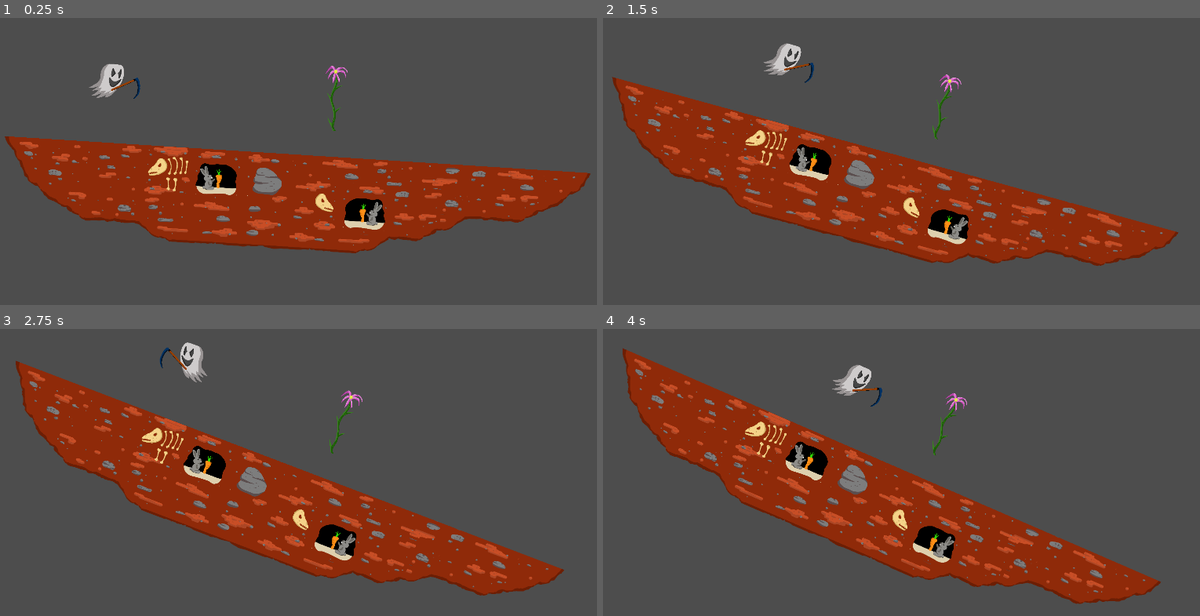
Above: before the commit, frames 1-4 (two rows, left to right).
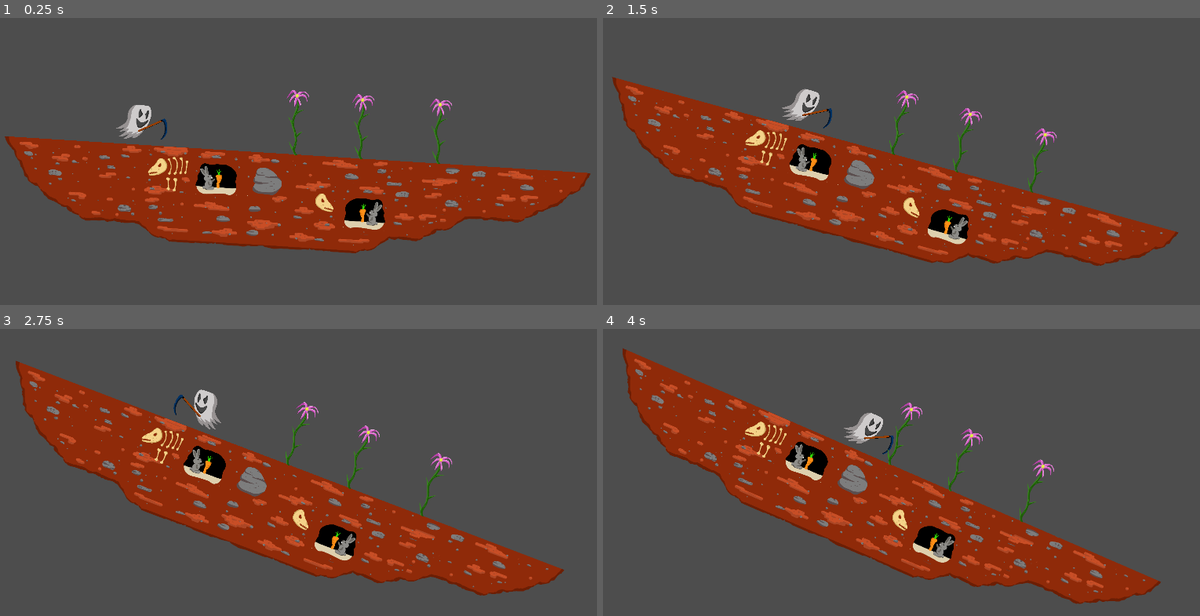
Above: after the commit, the same moments.

Repository: Stennsen/Elephanturtle
Game: Godot game, scene res://scenes/level/diskworld.tscn
The game is run twice, just before and just after one commit, with the same random seed, the same clock (stepped at 60 frames per second) and the same inputs. The project has no main scene, so this scene is started directly.
Inputs:
- Up to frame 1 (0.25 s): no input
- Up to frame 2 (1.5 s): hold E (crop) 0.53-1.28 s; hold D (right) from 0.53 s (still down); tap E (crop) at 1.35 s
- Up to frame 3 (2.75 s): release D (right) at 2.03 s; hold A (left) from 2.03 s (still down); hold E (crop) from 2.03 s (still down)
- Up to frame 4 (4 s): release A (left) at 2.78 s; release E (crop) at 2.78 s; hold D (right) from 2.78 s (still down); tap E (crop) at 2.85 s; hold E (crop) from 3.53 s (still down)

The runs differ from the first frame. In frame 1, 1.5% of the frame differs, in the area x 14-76%, y 15-51%; in frame 2, 1.5%; in frame 3, 1.5%; in frame 4, 1.5%.

Commit message:
made daisy prefabs and added cropsound

Diff:
--- a/scenes/entities/plants/daisy/daisy.gd
+++ b/scenes/entities/plants/daisy/daisy.gd
@@ -1,11 +1,15 @@
-extends StaticBody2D
+extends Area2D
 
 
+@onready var crop_sound = $crop_sound
 # Called when the node enters the scene tree for the first time.
 func _ready():
 	pass # Replace with function body.
 
 
 # Called every frame. 'delta' is the elapsed time since the previous frame.
-func _process(delta):
-	pass
+
+func _input(event):
+	if event.is_action_pressed("crop"):  # Check if the "E" key is pressed
+		crop_sound.play()
+		print("cropped")
--- a/scenes/entities/plants/daisy/daisy.tscn
+++ b/scenes/entities/plants/daisy/daisy.tscn
@@ -1,15 +1,22 @@
-[gd_scene load_steps=3 format=3 uid="uid://dx3ap5ow707py"]
+[gd_scene load_steps=5 format=3 uid="uid://dx3ap5ow707py"]
 
-[ext_resource type="Script" path="res://scenes/entities/plants/elephantflower/elephantflower.gd" id="1_p8771"]
+[ext_resource type="Script" path="res://scenes/entities/plants/daisy/daisy.gd" id="1_taigx"]
+[ext_resource type="Texture2D" uid="uid://b1bvtkolgoxcs" path="res://assets/graphics/entities/plants/plant1.png" id="1_xyqf3"]
+[ext_resource type="AudioStream" uid="uid://csc7ib68hputh" path="res://scenes/entities/plants/daisy/stepping_on_leaf.wav" id="2_1pvqb"]
 
-[sub_resource type="RectangleShape2D" id="RectangleShape2D_ptw8f"]
-size = Vector2(20, 55)
+[sub_resource type="CapsuleShape2D" id="CapsuleShape2D_qjpdj"]
+radius = 77.0
+height = 630.0
 
-[node name="Elephantflower" type="StaticBody2D"]
-script = ExtResource("1_p8771")
+[node name="Daisy" type="Area2D"]
+script = ExtResource("1_taigx")
+
+[node name="CollisionShape2D" type="CollisionShape2D" parent="."]
+position = Vector2(-1, 38)
+shape = SubResource("CapsuleShape2D_qjpdj")
 
 [node name="Sprite2D" type="Sprite2D" parent="."]
+texture = ExtResource("1_xyqf3")
 
-[node name="CollisionShape2D" type="CollisionShape2D" parent="."]
-position = Vector2(0, -17.5)
-shape = SubResource("RectangleShape2D_ptw8f")
+[node name="crop_sound" type="AudioStreamPlayer2D" parent="."]
+stream = ExtResource("2_1pvqb")
--- a/scenes/level/diskworld.tscn
+++ b/scenes/level/diskworld.tscn
@@ -1,10 +1,9 @@
-[gd_scene load_steps=9 format=3 uid="uid://bd650bfu5ntqp"]
+[gd_scene load_steps=7 format=3 uid="uid://bd650bfu5ntqp"]
 
 [ext_resource type="Script" path="res://scenes/level/diskworld.gd" id="1_buow7"]
 [ext_resource type="Texture2D" uid="uid://c0lxpelb6535w" path="res://assets/graphics/level/tileset.png" id="2_f2qoh"]
 [ext_resource type="PackedScene" uid="uid://c2gp01ppn3bs2" path="res://scenes/entities/player/player.tscn" id="3_08eds"]
-[ext_resource type="Script" path="res://scenes/level/plant1.gd" id="4_pf23i"]
-[ext_resource type="Texture2D" uid="uid://b1bvtkolgoxcs" path="res://assets/graphics/entities/plants/plant1.png" id="4_q63bq"]
+[ext_resource type="PackedScene" uid="uid://dx3ap5ow707py" path="res://scenes/entities/plants/daisy/daisy.tscn" id="4_er5p5"]
 
 [sub_resource type="TileSetAtlasSource" id="TileSetAtlasSource_nn7e4"]
 texture = ExtResource("2_f2qoh")
@@ -348,8 +347,6 @@
 physics_layer_0/collision_layer = 1
 sources/0 = SubResource("TileSetAtlasSource_nn7e4")
 
-[sub_resource type="CapsuleShape2D" id="CapsuleShape2D_2kpcd"]
-
 [node name="diskworld" type="Node2D"]
 script = ExtResource("1_buow7")
 
@@ -363,18 +360,13 @@
 zoom = Vector2(0.3, 0.3)
 
 [node name="Player" parent="." instance=ExtResource("3_08eds")]
-position = Vector2(-1873, -408)
-
-[node name="plant1" type="Area2D" parent="."]
-position = Vector2(390, -394)
-collision_layer = 2
-script = ExtResource("4_pf23i")
-metadata/_edit_group_ = true
-
-[node name="CollisionShape2D" type="CollisionShape2D" parent="plant1"]
-shape = SubResource("CapsuleShape2D_2kpcd")
-
-[node name="Sprite2D" type="Sprite2D" parent="plant1"]
-texture = ExtResource("4_q63bq")
-
-[connection signal="body_entered" from="plant1" to="Player" method="_on_plant_1_body_entered"]
+position = Vector2(-1570, -9)
+
+[node name="Daisy" parent="." instance=ExtResource("4_er5p5")]
+position = Vector2(12, -123)
+
+[node name="Daisy2" parent="." instance=ExtResource("4_er5p5")]
+position = Vector2(682, -122)
+
+[node name="Daisy3" parent="." instance=ExtResource("4_er5p5")]
+position = Vector2(1474, -124)
--- a/scenes/level/plant1.gd
+++ /dev/null
@@ -1,13 +0,0 @@
-extends Area2D
-
-
-# Called when the node enters the scene tree for the first time.
-func _ready():
-	pass # Replace with function body.
-
-
-# Called every frame. 'delta' is the elapsed time since the previous frame.
-
-func _input(event):
-	if event.is_action_pressed("crop"):  # Check if the "E" key is pressed
-		print("cropped")
